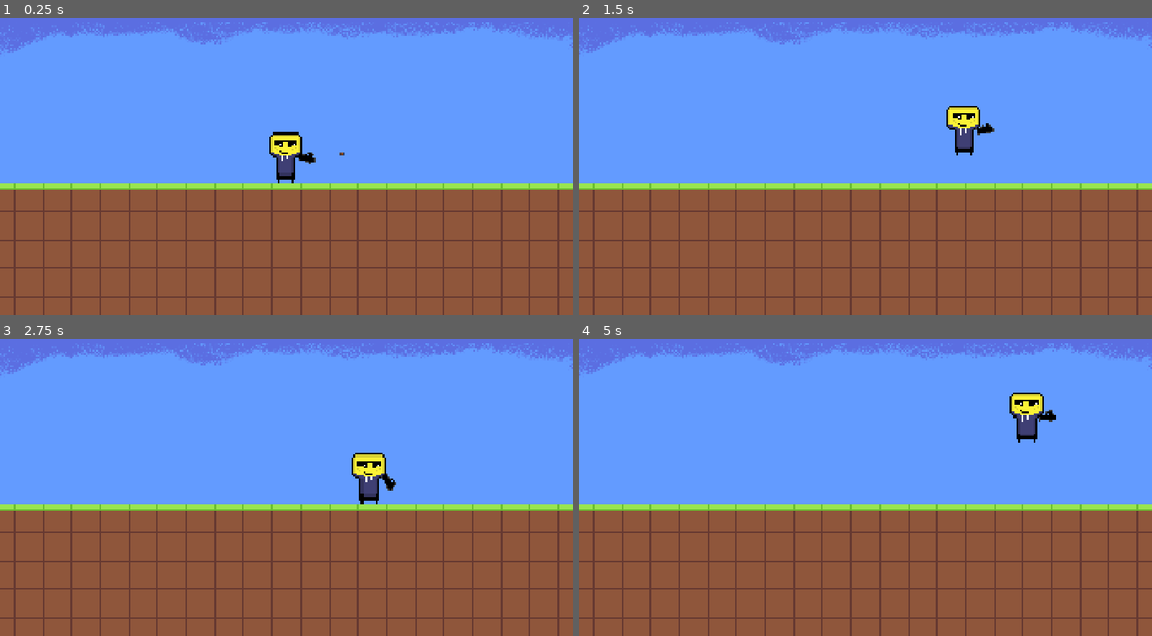
Above: before the commit, frames 1-4 (two rows, left to right).
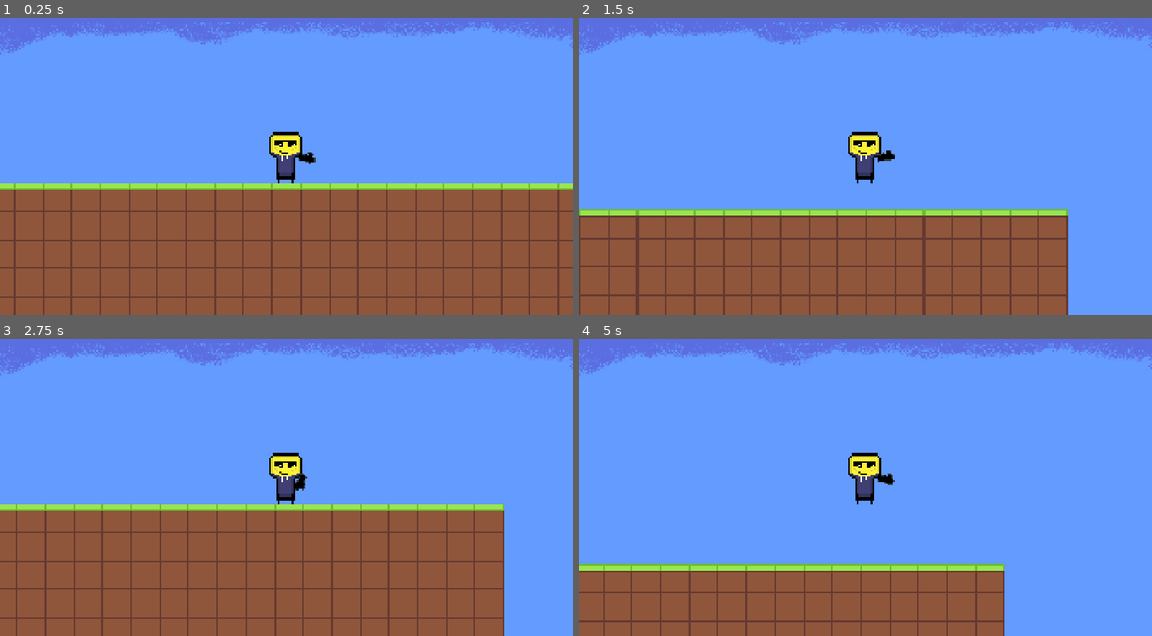
Above: after the commit, the same moments.

Repository: benjitran2009/rapidPlatformer
Game: Godot game, scene res://main.tscn
The game is run twice, just before and just after one commit, with the same random seed, the same clock (stepped at 60 frames per second) and the same inputs.
Inputs (mouse positions are in pixels of both pictures, inside the frame that each line leads up to):
- Up to frame 1 (0.25 s): no input
- Up to frame 2 (1.5 s): move the mouse to (991, 136) at 0.52 s; hold D (right) from 0.53 s (still down); click (991, 136) at 0.6 s; tap Space (jump) at 0.77 s; move the mouse to (750, 169) at 1.27 s; click (750, 169) at 1.35 s
- Up to frame 3 (2.75 s): tap Space (jump) at 1.52 s; move the mouse to (343, 404) at 2.02 s; release D (right) at 2.03 s; hold A (left) from 2.03 s (still down); click (343, 404) at 2.1 s
- Up to frame 4 (5 s): move the mouse to (836, 537) at 2.77 s; release A (left) at 2.78 s; hold D (right) 2.78-4.28 s; click (836, 537) at 2.85 s; tap Space (jump) at 3.02, 3.77, 4.52 s; move the mouse to (1037, 523) at 3.52 s; click (1037, 523) at 3.6 s; move the mouse to (693, 428) at 4.27 s; hold A (left) from 4.28 s (still down); click (693, 428) at 4.35 s

The runs differ from the first frame. In frame 1, less than 0.1% of the frame differs, in the area x 59-61%, y 45-47%; in frame 2, 24%; in frame 3, 11%; in frame 4, 33%, in the area x 0-100%, y 18-100%.
Error before the commit: Invalid access to property or key 'global_transform' on a base object of type 'null instance'. (res://scripts/Player.gd:11)

Commit message:
do something

Diff:
--- a/main.tscn
+++ b/main.tscn
@@ -1,15 +1,12 @@
 [gd_scene format=4 uid="uid://db3x6hhv5s5yi"]
 
 [ext_resource type="Texture2D" uid="uid://41s7g2ecrqa8" path="res://assets/background.png" id="1_7mycd"]
-[ext_resource type="Script" uid="uid://brklg80fwilsn" path="res://scripts/Camera.gd" id="1_272bh"]
 [ext_resource type="Script" uid="uid://k5pi11b3816e" path="res://scripts/Player.gd" id="2_0xm2m"]
 [ext_resource type="Texture2D" uid="uid://diirwybw2yo0t" path="res://assets/player1sprite.png" id="2_h2yge"]
 [ext_resource type="Texture2D" uid="uid://dj2l6o7whj72s" path="res://assets/grass_block.png" id="3_h2yge"]
 [ext_resource type="Texture2D" uid="uid://blij4mpsl2dw7" path="res://assets/gunpistol.png" id="3_lquwl"]
 [ext_resource type="Script" uid="uid://ddemv4w4g2qou" path="res://scripts/Gun.gd" id="4_7mycd"]
 [ext_resource type="Texture2D" uid="uid://bomtba02dhjfs" path="res://assets/dirt_block.png" id="8_4c57u"]
-[ext_resource type="Script" uid="uid://dbgb22ycwiijd" path="res://scripts/Bullet.gd" id="8_kek77"]
-[ext_resource type="Texture2D" uid="uid://rfop8enqx688" path="res://assets/bulletpistol.png" id="9_4c57u"]
 
 [sub_resource type="RectangleShape2D" id="RectangleShape2D_vslkb"]
 size = Vector2(114, 168)
@@ -75,18 +72,17 @@
 
 [node name="Node2D" type="Node2D" unique_id=108175614]
 
-[node name="Camera2D" type="Camera2D" parent="." unique_id=747385512]
-script = ExtResource("1_272bh")
-
-[node name="Sprite2D" type="Sprite2D" parent="Camera2D" unique_id=964695043]
-texture = ExtResource("1_7mycd")
-
 [node name="CharacterBody2D" type="CharacterBody2D" parent="." unique_id=206353117]
 script = ExtResource("2_0xm2m")
 
 [node name="CollisionShape2D" type="CollisionShape2D" parent="CharacterBody2D" unique_id=200209654]
 position = Vector2(-3, 12)
 shape = SubResource("RectangleShape2D_vslkb")
+
+[node name="Camera2D" type="Camera2D" parent="CharacterBody2D" unique_id=747385512]
+
+[node name="Sprite2D" type="Sprite2D" parent="CharacterBody2D/Camera2D" unique_id=964695043]
+texture = ExtResource("1_7mycd")
 
 [node name="Player" type="Sprite2D" parent="CharacterBody2D" unique_id=1407473596]
 texture_filter = 1
@@ -108,15 +104,3 @@
 scale = Vector2(1.5, 1.5)
 tile_map_data = PackedByteArray("AADy/wQAAAAAAAAAAADy/wUAAAAAAAEAAADy/wYAAAAAAAIAAADy/wcAAAAAAAMAAADz/wQAAAABAAAAAADz/w …(26800 unchanged characters)…
 tile_set = SubResource("TileSet_vslkb")
-
-[node name="Bullet" type="Area2D" parent="." unique_id=1557039557]
-script = ExtResource("8_kek77")
-
-[node name="CollisionShape2D" type="CollisionShape2D" parent="Bullet" unique_id=938560005]
-
-[node name="Sprite2D" type="Sprite2D" parent="Bullet" unique_id=1010211086]
-texture = ExtResource("9_4c57u")
-
-[connection signal="body_entered" from="Bullet" to="Camera2D" method="_on_Bullet_body_entered"]
-[connection signal="body_entered" from="Bullet" to="Camera2D" method="_on_bullet_body_entered"]
-[connection signal="body_shape_entered" from="Bullet" to="Bullet" method="_on_body_shape_entered"]
--- a/project.godot
+++ b/project.godot
@@ -56,8 +56,7 @@
 }
 shoot={
 "deadzone": 0.2,
-"events": [Object(InputEventMouseButton,"resource_local_to_scene":false,"resource_name":"","device":-1,"window_id":0,"alt_pressed":false,"shift_pressed":false,"ctrl_pressed":false,"meta_pressed":false,"button_mask":1,"position":Vector2(599, 16),"global_position":Vector2(608, 64),"factor":1.0,"button_index":1,"canceled":false,"pressed":true,"double_click":false,"script":null)
-]
+"events": []
 }
 
 [physics]
--- a/scripts/Camera.gd
+++ b/scripts/Camera.gd
@@ -1,7 +1,5 @@
 extends Camera2D
 
-@onready var player = $"../CharacterBody2D"
-@onready var camera = $"./"
 
 # Called when the node enters the scene tree for the first time.
 func _ready() -> void:
@@ -10,4 +8,5 @@
 
 # Called every frame. 'delta' is the elapsed time since the previous frame.
 func _process(delta: float) -> void:
+
 	pass
--- a/scripts/Player.gd
+++ b/scripts/Player.gd
@@ -1,20 +1,24 @@
 extends CharacterBody2D
 
-var Bullet : PackedScene = PackedScene.new()
+@export var Bullet: PackedScene
 var run_speed = 350
 var jump_speed = -1000
 var gravity = 2500
 
 func shoot():
-	var b = Bullet.instantiate()
+	var b = Bullet.instantiate()#(PackedScene.GEN_EDIT_STATE_MAIN)
 	owner.add_child(b)
-	b.transform = $Muzzle.global_transform
+	b.transform = $Gun/Muzzle.global_transform
+	#print(Bullet.can_instantiate())
+	#owner.add_child(b)
+	#b.transform = $Gun/Muzzle.global_transform
 
 func get_input():
 	velocity.x = 0
 	var right = Input.is_action_pressed('right')
 	var left = Input.is_action_pressed('left')
 	var jump = Input.is_action_just_pressed('jump')
+	var shootPressed = Input.is_action_just_pressed('shoot')
 
 	if is_on_floor() and jump:
 		velocity.y = jump_speed
@@ -22,7 +26,7 @@
 		velocity.x += run_speed
 	if left:
 		velocity.x -= run_speed
-	if Input.is_action_just_pressed("shoot"):
+	if shootPressed:
 		shoot()
 
 
Not shown, added: assets/enemy1sprite.png.import
